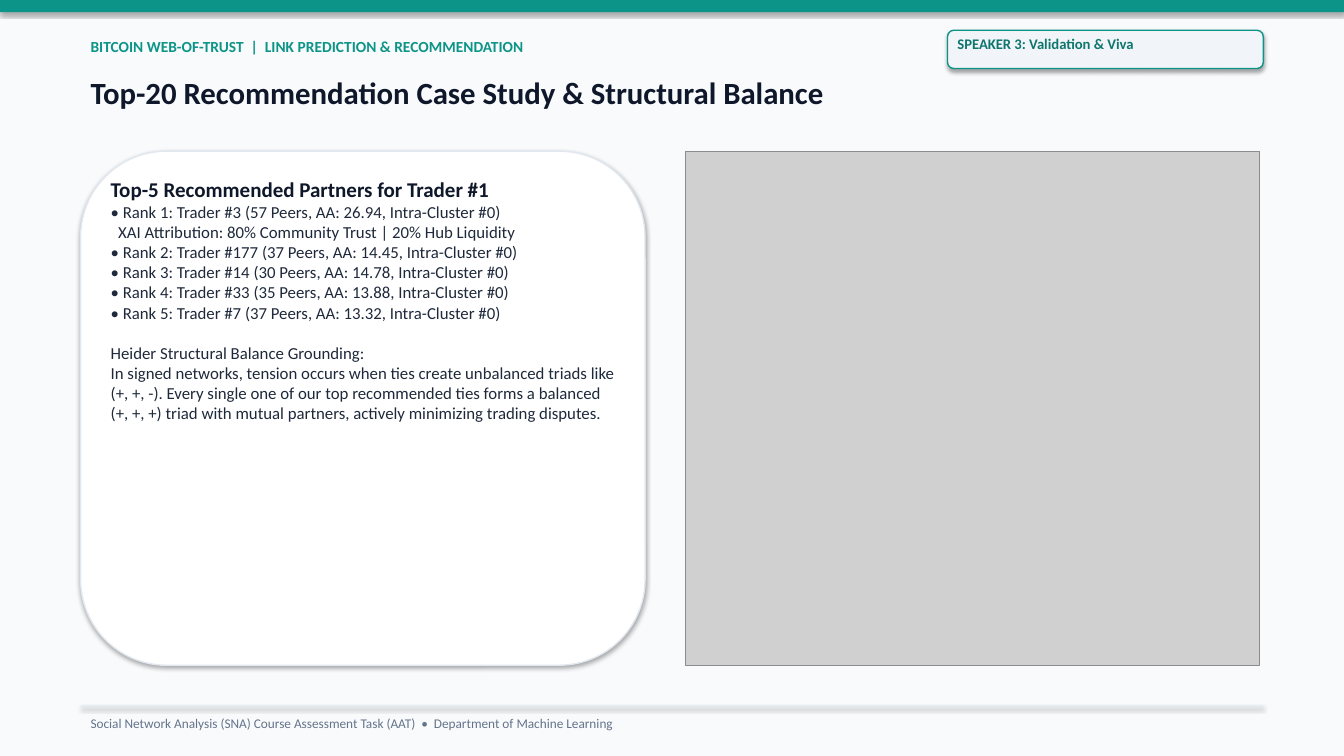
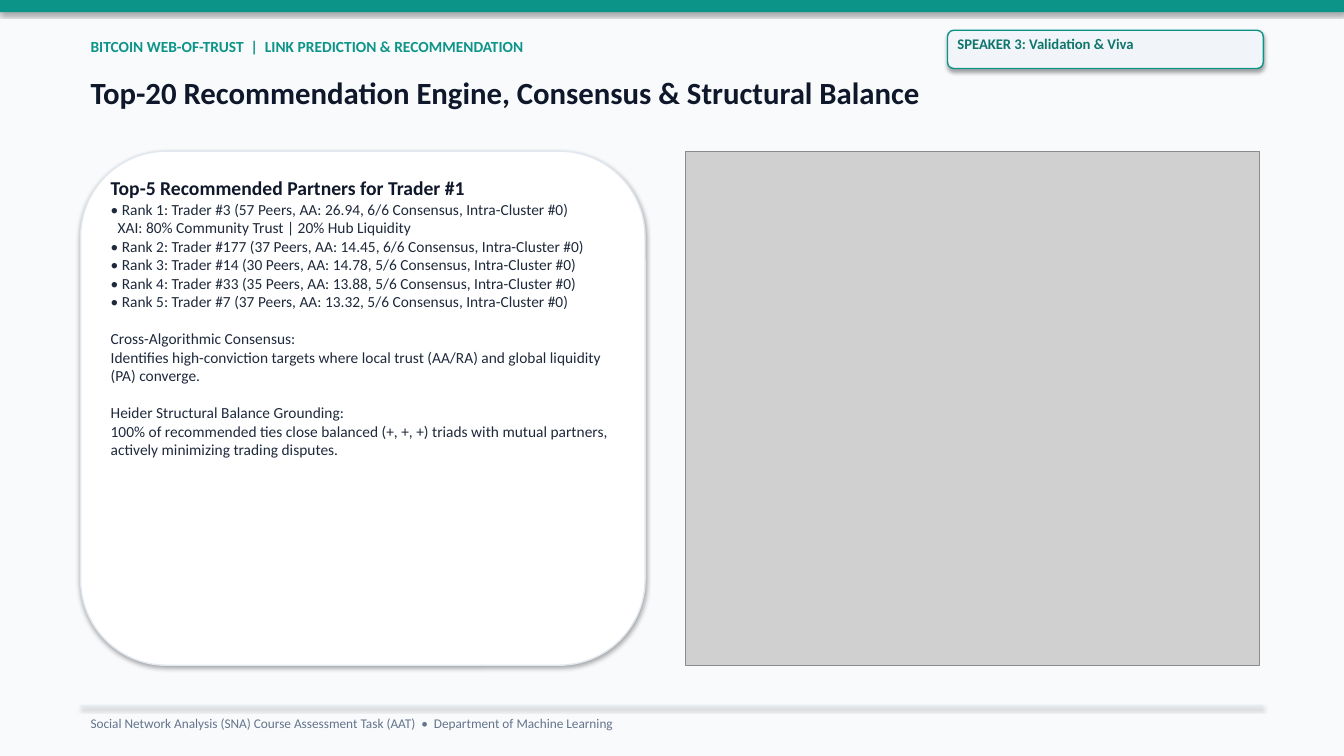
Before and after one commit to Lion4467cat/bitcoin-trust-link-prediction, a slide deck: slide 12 of slides/link_prediction_presentation.pptx. Drawn at 1344x756 pixels with LibreOffice and Linux fonts; fonts in the diff are those of the drawing; grey boxes stand for pictures. Boxes give left, top, right and bottom in pixels: in the first picture for what was removed or moved away, otherwise in the second. Text is boxed around its words. In the diff, an @@ line names an element or a change of style, - is before the commit and + after.

Commit message:
Implement K-Core Shell Decomposition, Multi-Algorithm Consensus Matrix, and Centrality Topography

```diff
--- a/slides/link_prediction_presentation.pptx
+++ b/slides/link_prediction_presentation.pptx
@@ text at (91, 82, 919, 110): text changed @@
-Top-20 Recommendation Case Study & Structural Balance
+Top-20 Recommendation Engine, Consensus & Structural Balance
@@ text at (111, 204, 608, 458): text changed; size 12 to 11 pt @@
-• Rank 1: Trader #3 (57 Peers, AA: 26.94, Intra-Cluster #0)
-XAI Attribution: 80% Community Trust | 20% Hub Liquidity
-• Rank 2: Trader #177 (37 Peers, AA: 14.45, Intra-Cluster #0)
-• Rank 3: Trader #14 (30 Peers, AA: 14.78, Intra-Cluster #0)
-• Rank 4: Trader #33 (35 Peers, AA: 13.88, Intra-Cluster #0)
-• Rank 5: Trader #7 (37 Peers, AA: 13.32, Intra-Cluster #0)
-Heider Structural Balance Grounding:
-In signed networks, tension occurs when ties create unbalanced triads like (+, +, -). Every single one of our top recommended ties forms a balanced (+, +, +) triad with mutual partners, actively minimizing trading disputes.
+• Rank 1: Trader #3 (57 Peers, AA: 26.94, 6/6 Consensus, Intra-Cluster #0)
+XAI: 80% Community Trust | 20% Hub Liquidity
+• Rank 2: Trader #177 (37 Peers, AA: 14.45, 6/6 Consensus, Intra-Cluster #0)
+• Rank 3: Trader #14 (30 Peers, AA: 14.78, 5/6 Consensus, Intra-Cluster #0)
+• Rank 4: Trader #33 (35 Peers, AA: 13.88, 5/6 Consensus, Intra-Cluster #0)
+• Rank 5: Trader #7 (37 Peers, AA: 13.32, 5/6 Consensus, Intra-Cluster #0)
+Cross-Algorithmic Consensus:
+Identifies high-conviction targets where local trust (AA/RA) and global liquidity (PA) converge.
+Heider Structural Balance Grounding:
+100% of recommended ties close balanced (+, +, +) triads with mutual partners, actively minimizing trading disputes.
@@ text at (111, 181, 465, 198): size 15 to 14 pt in "Top-5 Recommended Partners for Trader #1" @@
```
Also in this commit, not shown: 1 other slide changed, 21 other files.
